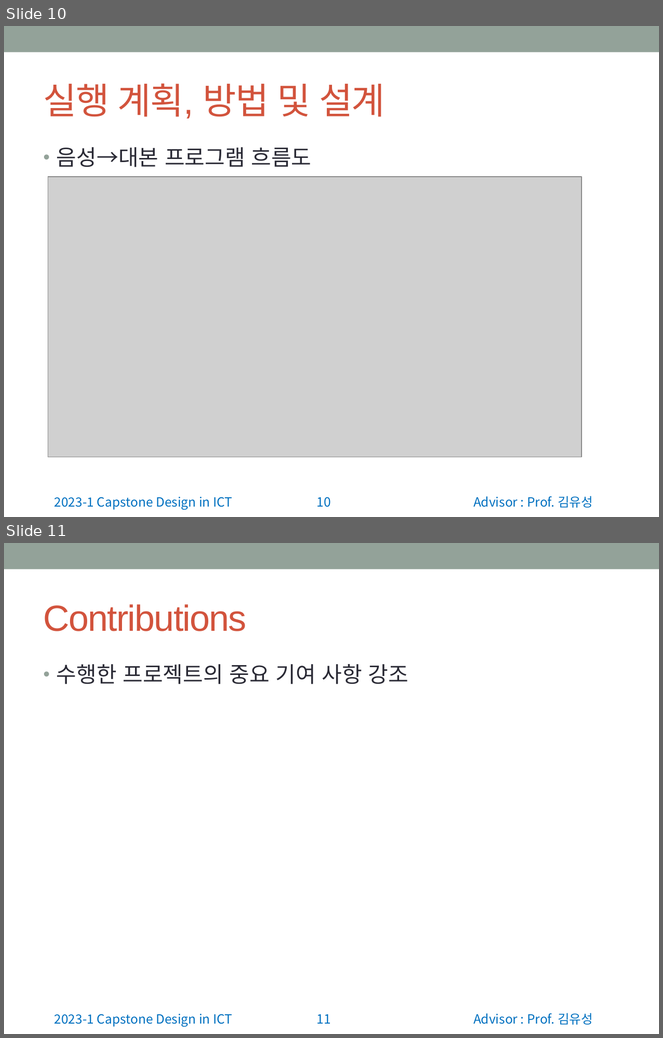
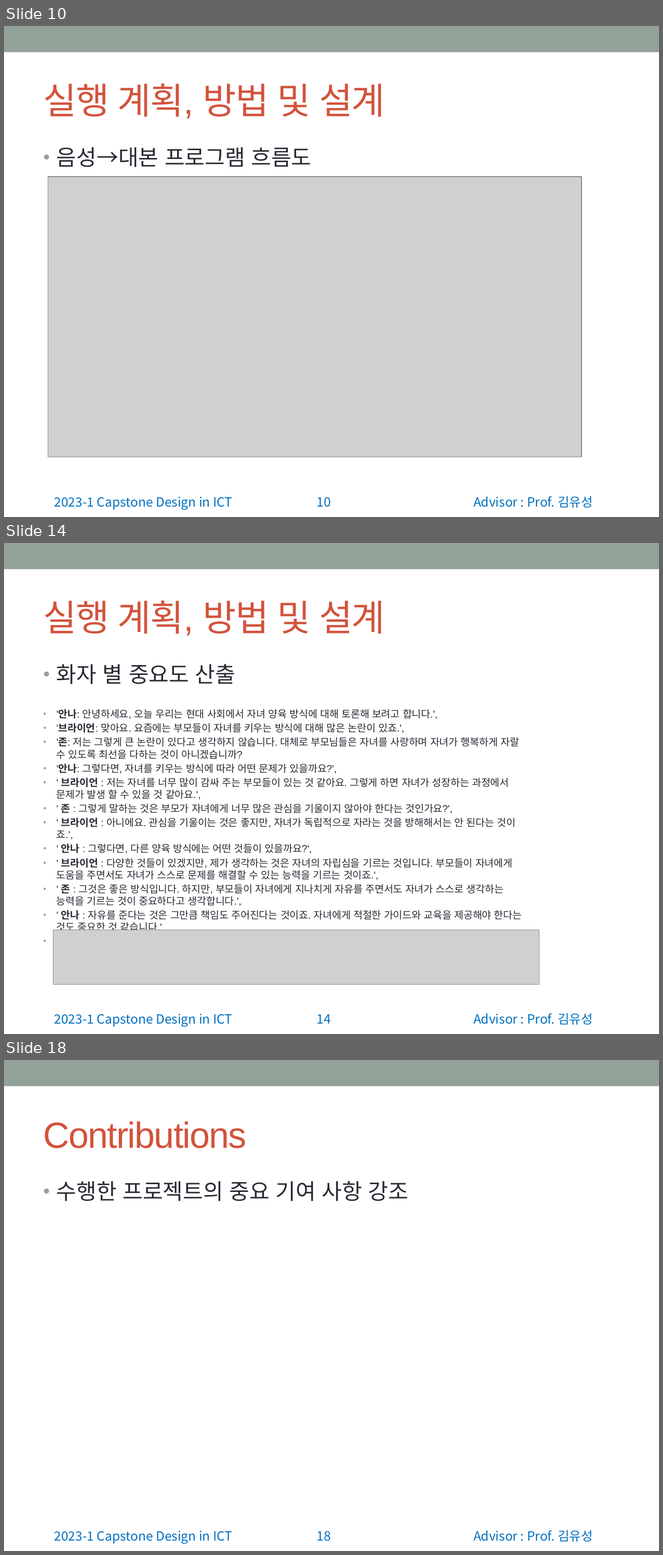
Before and after one commit to wonchul98/audio-to-summary, a slide deck: ppt/정보통신종합설계 중간발표 앞부분.pptx. Shown one above the other, each under a label of ours: slides 10 and 11 before the commit, slides 10, 14 and 18 after it; the slides between them are not shown. The pictures are 663x1038 and 663x1555 pixels, drawn with LibreOffice and Linux fonts; fonts in the diff are those of the drawing; grey boxes stand for pictures. Boxes give left, top, right and bottom in pixels: in the first picture for what was removed or moved away, otherwise in the second. Text is boxed around its words. In the diff, an @@ line names an element or a change of style, - is before the commit and + after.

```diff
--- a/ppt/정보통신종합설계 중간발표 앞부분.pptx
+++ b/ppt/정보통신종합설계 중간발표 앞부분.pptx
@@ slide 14 added at [4, 543, 659, 1034], background #FFFFFF; not listed: 4 template elements that a slide beside it also shows @@
@@ title added at [44, 600, 385, 636], 40 pt, text #D2533C @@
+실행 계획, 방법 및 설계
@@ text added at [57, 664, 235, 684], 24 pt, text #292934 @@
+• 화자 별 중요도 산출
@@ text added at [57, 709, 522, 930], 11.1 pt, text #292934 @@
+• '안나: 안녕하세요, 오늘 우리는 현대 사회에서 자녀 양육 방식에 대해 토론해 보려고 합니다.',
+• '브라이언: 맞아요. 요즘에는 부모들이 자녀를 키우는 방식에 대해 많은 논란이 있죠.',
+• '존: 저는 그렇게 큰 논란이 있다고 생각하지 않습니다. 대체로 부모님들은 자녀를 사랑하며 자녀가 행복하게 자랄 수 있도록 최선을 다하는 것이 아니겠습니까?
+• '안나: 그렇다면, 자녀를 키우는 방식에 따라 어떤 문제가 있을까요?',
+• ' 브라이언 : 저는 자녀를 너무 많이 감싸 주는 부모들이 있는 것 같아요. 그렇게 하면 자녀가 성장하는 과정에서 문제가 발생 할 수 있을 것 같아요.',
+• ' 존 : 그렇게 말하는 것은 부모가 자녀에게 너무 많은 관심을 기울이지 않아야 한다는 것인가요?',
+• ' 브라이언 : 아니에요. 관심을 기울이는 것은 좋지만, 자녀가 독립적으로 자라는 것을 방해해서는 안 된다는 것이죠.',
+• ' 안나 : 그렇다면, 다른 양육 방식에는 어떤 것들이 있을까요?',
+• ' 브라이언 : 다양한 것들이 있겠지만, 제가 생각하는 것은 자녀의 자립심을 기르는 것입니다. 부모들이 자녀에게 도움을 주면서도 자녀가 스스로 문제를 해결할 수 있는 능력을 기르는 것이죠.',
+• ' 존 : 그것은 좋은 방식입니다. 하지만, 부모들이 자녀에게 지나치게 자유를 주면서도 자녀가 스스로 생각하는 능력을 기르는 것이 중요하다고 생각합니다.',
+• ' 안나 : 자유를 준다는 것은 그만큼 책임도 주어진다는 것이죠. 자녀에게 적절한 가이드와 교육을 제공해야 한다는 것도 중요한 것 같습니다.',
+• ' 브라이언 : 맞아요. 자녀가 성장하는 과정에서 필요한 것들을 제공해주면서도 그들이 스스로 문제를 해결할 수 있도록 해야한다.',
@@ picture added at [53, 930, 539, 985] @@
@@ what was slide 11 is now slide 18 @@
@@ page number at [317, 1532, 331, 1542]: text changed @@
-11
+18
```
Also in this commit, not shown: 4 slides changed, 6 other slides added, 2 other files.
